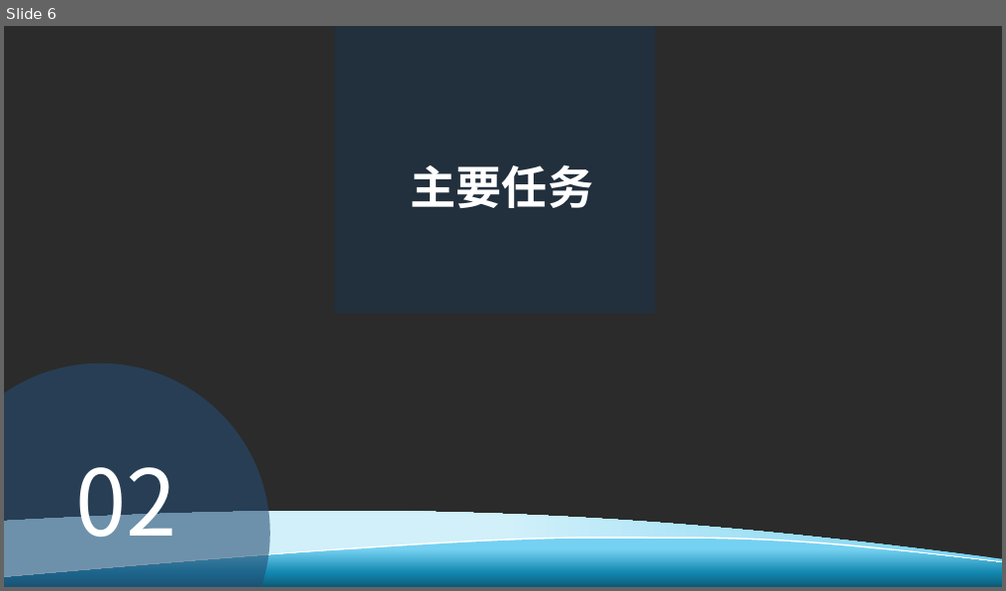
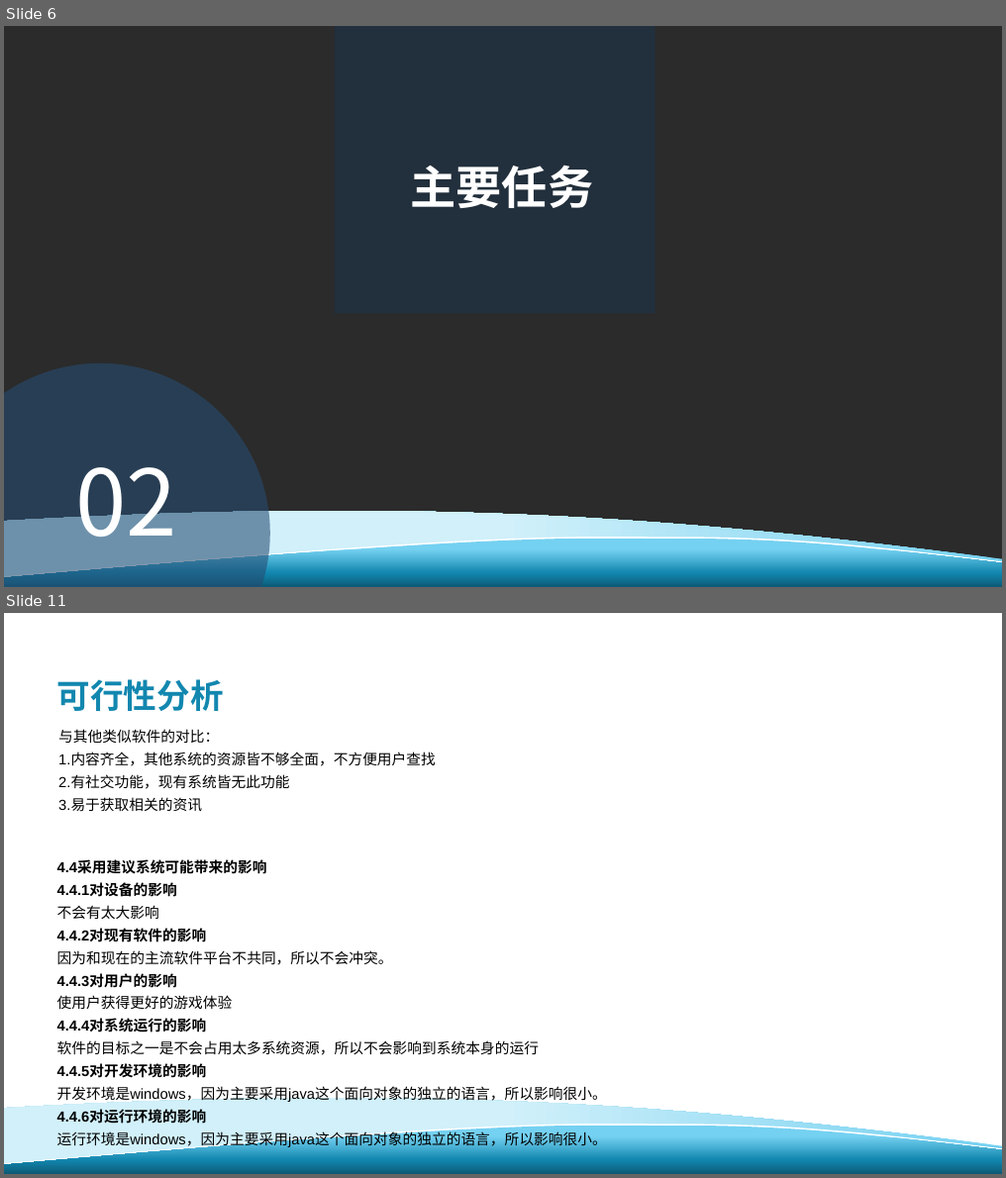
Before and after one commit to davejunction/MHWhelper, a slide deck: SE2019春-G24-项目计划书.pptx. Shown one above the other, each under a label of ours: slide 6 before the commit, slides 6 and 11 after it; the slides between them are not shown. The pictures are 1006x591 and 1006x1178 pixels, drawn with LibreOffice and Linux fonts; fonts in the diff are those of the drawing; background and template pictures are left out; a plain dark background stands for a picture behind light text. Boxes give left, top, right and bottom in pixels: in the first picture for what was removed or moved away, otherwise in the second. Text is boxed around its words. In the diff, an @@ line names an element or a change of style, - is before the commit and + after.

```diff
--- a/SE2019春-G24-项目计划书.pptx
+++ b/SE2019春-G24-项目计划书.pptx
@@ slide 11 added at bbox=[4, 613, 1002, 1174], background #FFFFFF; not listed: 3 template elements that a slide beside it also shows @@
@@ title added at bbox=[57, 679, 224, 711], 32 pt, text #1287AF, bold @@
+可行性分析
@@ text added at bbox=[58, 729, 436, 811], 14 pt, text #000000 @@
+与其他类似软件的对比：
+1.内容齐全，其他系统的资源皆不够全面，不方便用户查找
+2.有社交功能，现有系统皆无此功能
+3.易于获取相关的资讯
@@ text added at bbox=[57, 861, 607, 1149], 14 pt, text #000000 @@
+4.4采用建议系统可能带来的影响
+4.4.1对设备的影响
+不会有太大影响
+4.4.2对现有软件的影响
+因为和现在的主流软件平台不共同，所以不会冲突。
+4.4.3对用户的影响
+使用户获得更好的游戏体验
+4.4.4对系统运行的影响
+软件的目标之一是不会占用太多系统资源，所以不会影响到系统本身的运行
+4.4.5对开发环境的影响
+开发环境是windows，因为主要采用java这个面向对象的独立的语言，所以影响很小。
+4.4.6对运行环境的影响
+运行环境是windows，因为主要采用java这个面向对象的独立的语言，所以影响很小。
```
Also in this commit, not shown: 4 slides changed, 6 other slides added, 1 slide removed, 2 other files.
